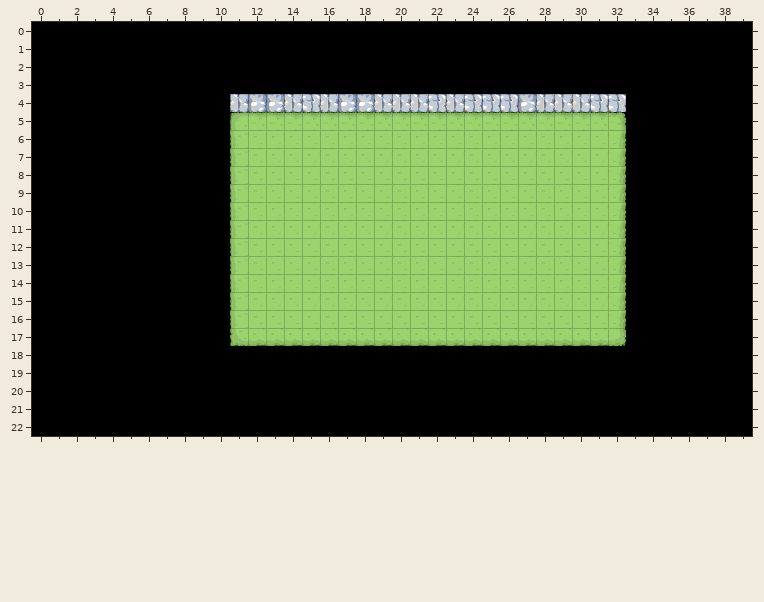
Tiled map: assets/maps/hub_test.tmx. The picture above was drawn from the file before the commit.
Cells are 32x32 px. Shown: x 0..39, y 0..22.
The same view after the edit:
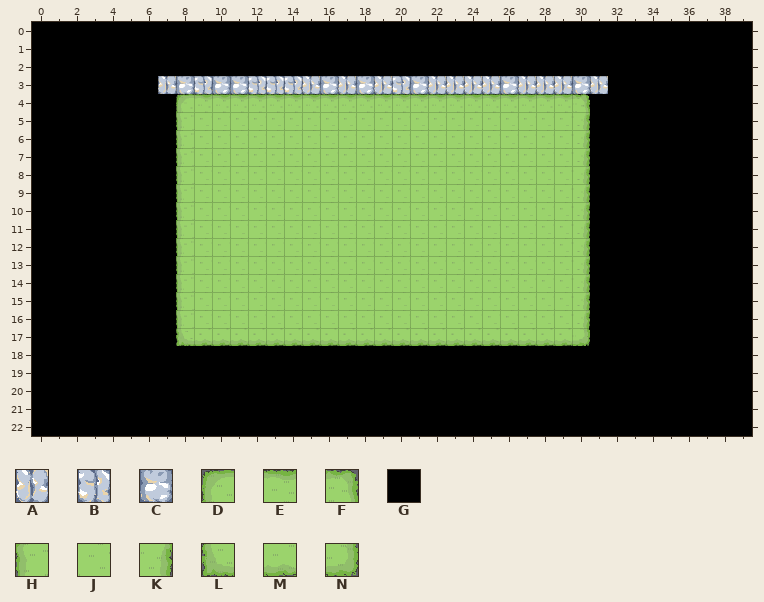
Key: from "tileset_garden": A 0, B 1, C 2, D 3, E 4, F 5, G 10, H 11, J 12, K 13, L 19, M 20, N 21.
_ is an empty cell.
Log entry: assets: Refait la carte de test du jardin
Diff:
{"where": "layer \"ground\""}
{"y":4,"x":8,"old":"_______________________","new":"DEEEEEEEEEEEEEEEEEEEEEF"}
{"y":5,"x":8,"old":"___DEEEEEEEEEEEEEEEEEEEEF","new":"HJJJJJJJJJJJJJJJJJJJJJK__"}
{"y":6,"x":8,"old":"___H","new":"HJJJ"}
{"y":6,"x":30,"old":"JJK","new":"K__"}
{"y":7,"x":8,"old":"___H","new":"HJJJ"}
{"y":7,"x":30,"old":"JJK","new":"K__"}
{"y":8,"x":8,"old":"___H","new":"HJJJ"}
{"y":8,"x":30,"old":"JJK","new":"K__"}
{"y":9,"x":8,"old":"___H","new":"HJJJ"}
{"y":9,"x":30,"old":"JJK","new":"K__"}
{"y":10,"x":8,"old":"___H","new":"HJJJ"}
{"y":10,"x":30,"old":"JJK","new":"K__"}
{"y":11,"x":8,"old":"___H","new":"HJJJ"}
{"y":11,"x":30,"old":"JJK","new":"K__"}
{"y":12,"x":8,"old":"___H","new":"HJJJ"}
{"y":12,"x":30,"old":"JJK","new":"K__"}
{"y":13,"x":8,"old":"___H","new":"HJJJ"}
{"y":13,"x":30,"old":"JJK","new":"K__"}
{"y":14,"x":8,"old":"___H","new":"HJJJ"}
{"y":14,"x":30,"old":"JJK","new":"K__"}
{"y":15,"x":8,"old":"___H","new":"HJJJ"}
{"y":15,"x":30,"old":"JJK","new":"K__"}
{"y":16,"x":8,"old":"___H","new":"HJJJ"}
{"y":16,"x":30,"old":"JJK","new":"K__"}
{"y":17,"x":8,"old":"___L","new":"LMMM"}
{"y":17,"x":30,"old":"MMN","new":"N__"}
{"where": "layer \"walls\""}
{"y":3,"x":7,"old":"_________________________","new":"ACBCCBBBACACABCAAAACAAACA"}
{"y":4,"x":10,"old":"GACCABACCAAABABBBCAAABB","new":"_____________________G_"}
{"y":5,"x":10,"old":"G","new":"_"}
{"y":5,"x":31,"old":"_","new":"G"}
{"y":6,"x":10,"old":"G","new":"_"}
{"y":6,"x":31,"old":"_","new":"G"}
{"y":7,"x":10,"old":"G","new":"_"}
{"y":7,"x":31,"old":"_","new":"G"}
{"y":8,"x":10,"old":"G","new":"_"}
{"y":8,"x":31,"old":"_","new":"G"}
{"y":9,"x":10,"old":"G","new":"_"}
{"y":9,"x":31,"old":"_","new":"G"}
{"y":10,"x":10,"old":"G","new":"_"}
{"y":10,"x":31,"old":"_","new":"G"}
{"y":11,"x":10,"old":"G","new":"_"}
{"y":11,"x":31,"old":"_","new":"G"}
{"y":12,"x":10,"old":"G","new":"_"}
{"y":12,"x":31,"old":"_","new":"G"}
{"y":13,"x":10,"old":"G","new":"_"}
{"y":13,"x":31,"old":"_","new":"G"}
{"y":14,"x":10,"old":"G","new":"_"}
{"y":14,"x":31,"old":"_","new":"G"}
{"y":15,"x":10,"old":"G","new":"_"}
{"y":15,"x":31,"old":"_","new":"G"}
{"y":16,"x":10,"old":"G","new":"_"}
{"y":16,"x":31,"old":"_","new":"G"}
{"y":17,"x":10,"old":"G","new":"_"}
{"y":17,"x":31,"old":"_","new":"G"}
